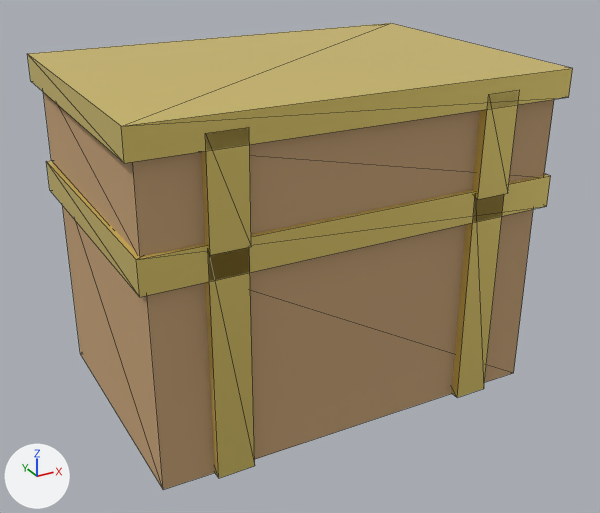
The glTF model assets/models/chest.glb, before and after one commit.
Before and after are seen from a camera (50 mm lens) standing at (-0.847, -1.579, 1.074) and looking at (0.002, -0.034, 0.302). Every picture has the same lights, and +X, +Y and +Z are marked at lower left. The first picture is the older version. Mesh edges are drawn as thin lines. Objects named as collision shapes, trigger or cutter boxes, shadow casters or lower levels of detail are left out. Where no turn or scale is listed for an object, it has been applied to the vertices.

In view in the first picture: 'ChestChestBase', 'ChestChestLid'.
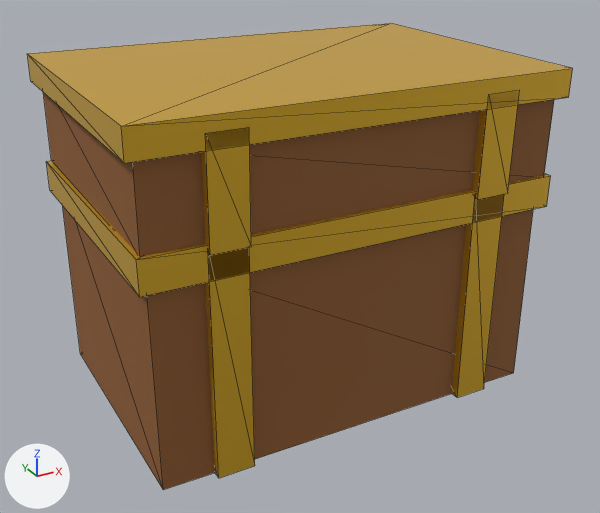
What differs and where, as boxes [x1, y1, x2, y2] in the pictures (600 x 513 px):
'ChestChestBase', recoloured (darker): [46, 160, 551, 490] in both
'ChestChestLid', recoloured (yellow to brown): [27, 23, 573, 257] in both

The change, as a list of edits to the scene's bpy script:
```text
Change mat_bois:
    mat_bois.base_color: (0.56, 0.36, 0.18) -> (0.274, 0.107, 0.0272)  # brown #c5a276 -> brown #8f5c2e
Change mat_orcoffre:
    mat_orcoffre.base_color: (0.93, 0.74, 0.2) -> (0.848, 0.507, 0.0331)  # yellow #f7df7c -> yellow #edbd33
```
